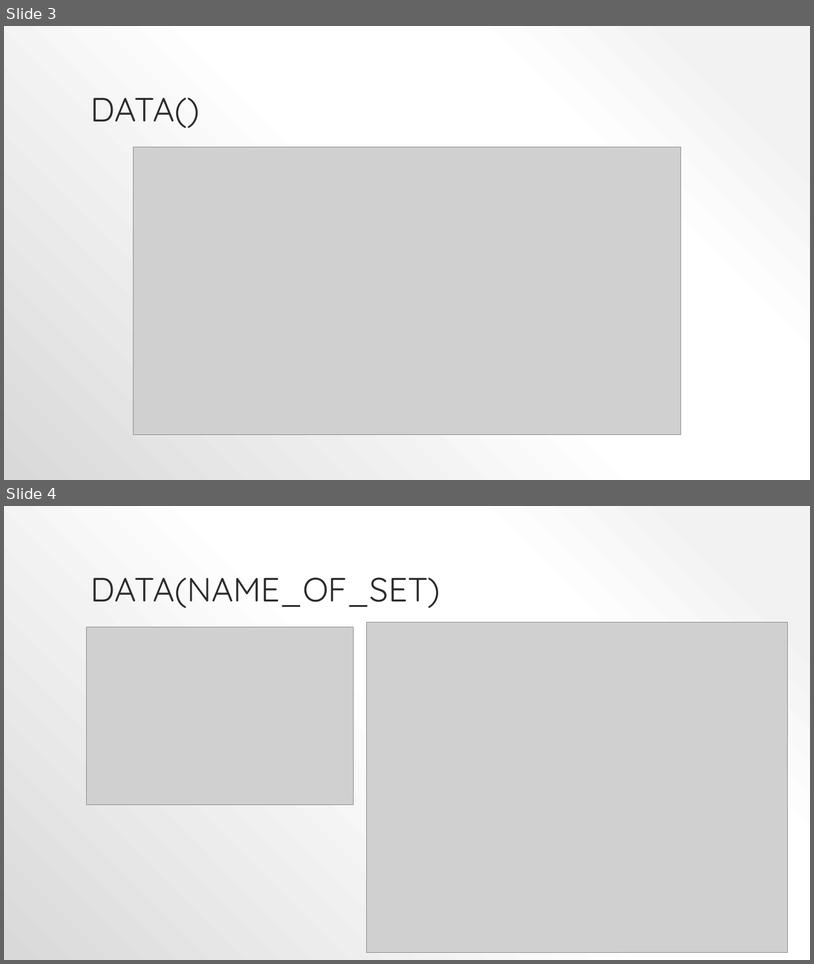
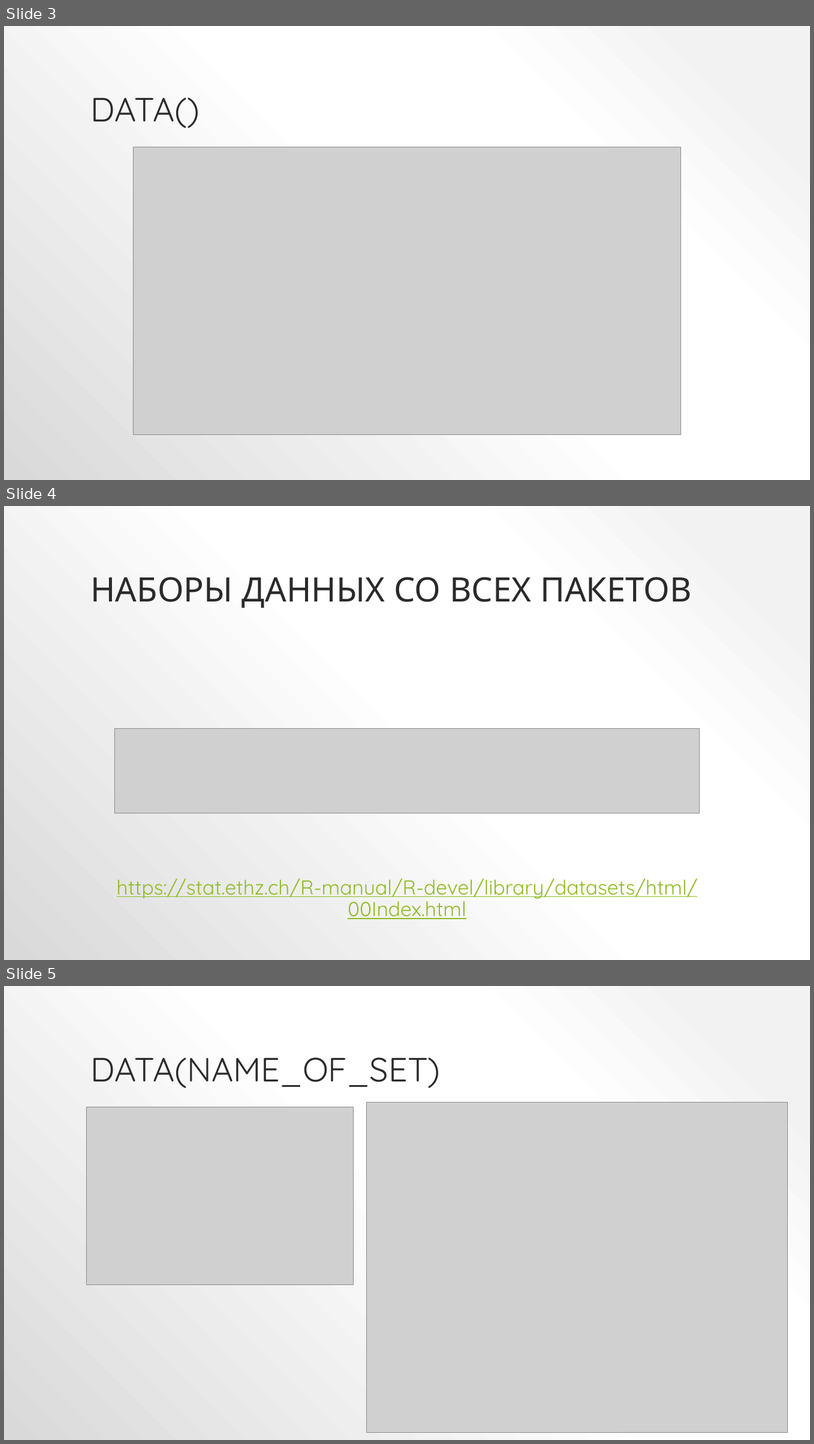
Before and after one commit to SergeyMirvoda/MD-DA-2018, a slide deck: Где найти данные для анализа.pptx. Shown one above the other, each under a label of ours: slides 3 and 4 before the commit, slides 3, 4 and 5 after it. The pictures are 814x964 and 814x1444 pixels, drawn with LibreOffice and Linux fonts; fonts in the diff are those of the drawing; grey boxes stand for pictures. Boxes give left, top, right and bottom in pixels: in the first picture for what was removed or moved away, otherwise in the second. Text is boxed around its words. In the diff, an @@ line names an element or a change of style, - is before the commit and + after.

```diff
--- a/Где найти данные для анализа.pptx
+++ b/Где найти данные для анализа.pptx
@@ slide 4 added at bbox=[4, 506, 810, 960], background gradient #F2F2F2 to #FFFFFF to #D9D9D9 @@
@@ title added at bbox=[90, 577, 692, 608], 40 pt, text #2A2A2A @@
+НАБОРЫ ДАННЫХ СО ВСЕХ ПАКЕТОВ
@@ picture added at bbox=[115, 729, 699, 813] @@
@@ text added at bbox=[117, 878, 698, 919], 24 pt, text #90BB23, underline @@
+https://stat.ethz.ch/R-manual/R-devel/library/datasets/html/00Index.html
@@ what was slide 4 is now slide 5 @@
```
Also in this commit, not shown: 4 other slides added.
